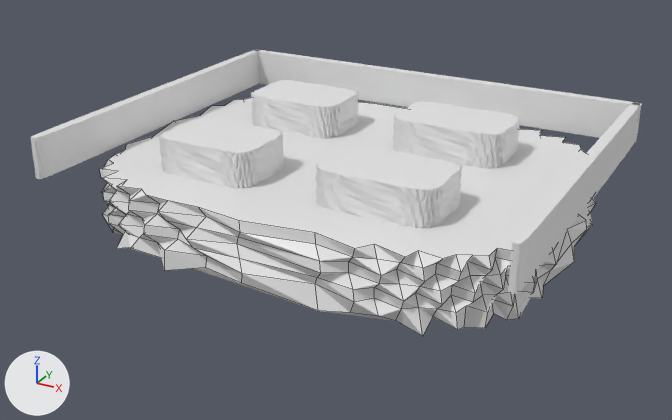
One commit to the Blender file tools/blender/source/geology.blend: the scene before it, then after it.
Both versions are drawn from a 50 mm camera at (140.1, -265.5, 100.1) aimed at (-2.0, -7.2, -29.0). Every picture has the same lights, and +X, +Y and +Z are marked at lower left. The first picture is the older version. Mesh edges are drawn as thin lines on the coarser meshes.

The first picture shows 'section_0', 'section_1', 'section_2', 'section_3', 'section_4', 'section_5', 'section_6', 'section_7'.
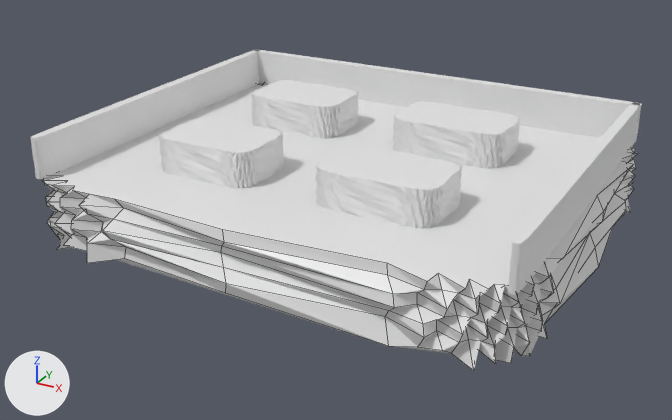
What the commit changed:
me_fractured_section is used by ob_section_0; parent ob_geology; location (0.0, 0.0, 0.0).
me_fractured_section had 448 vertices, 386 faces and spanned x -79.0..79.0, y -63.0..63.0, z -36.0..-12.0.
me_fractured_section now has 448 vertices, 386 faces and spans x -86.0..86.0, y -70.0..70.0, z -36.0..-12.0.
me_fractured_section part 1: 448 of 448 vertices moved; they spanned x -79.0..79.0, y -63.0..63.0, z -36.0..-12.0 and now span x -86.0..86.0, y -70.0..70.0, z -36.0..-12.0; mean shift (0.0, 0.0, 0.0).

Changed parts and their boxes (x1, y1, x2, y2) in the pictures (672 x 420 px):
'section_0', reshaped (20% wider, 21% taller): before (100, 98, 596, 336); after (42, 84, 638, 371)
